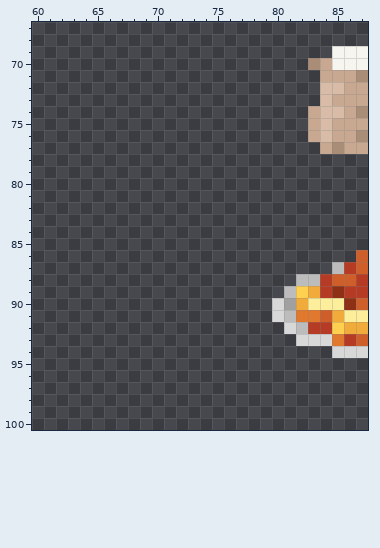
Pixel-art file, stored at Assets/Textures/Creatures/Item.aseprite. The picture above was drawn from the file before the commit.
256x256 pixels, 1 frame. Colours within 5 levels of each other are drawn and written as one. Shown: x 60..87, y 67..100.
After the commit:
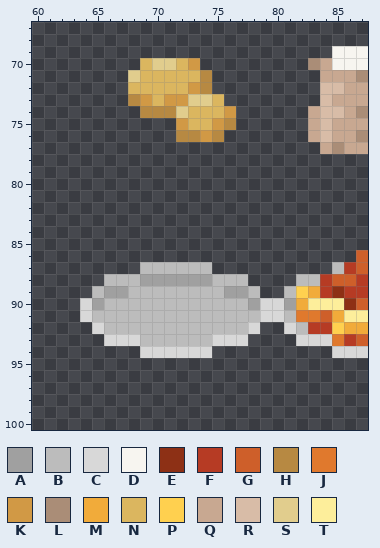
Palette (. is transparent): A #a0a0a0  B #bcbcbc  C #d8d8d8  D #f7f5f0  E #8d3015  F #b63b24  G #ce5f2a  H #b78942  J #e0792d  K #d19945  L #aa8d77  M #f1ab3a  N #dbb65f  P #ffd04f  Q #c8a891  R #d8bca7  S #e1cd8d  T #fdee9b
What changed:
y 70: x 69..73 ..... -> NSSNK
y 71: x 68..74 ....... -> SNNNNNH
y 72: x 68..74 ....... -> NNNNNKH
y 73: x 68..75 ........ -> HKNKKSSN
y 74: x 69..76 ........ -> HHHSNNNK
y 75: x 72..76 ..... -> KNNKH
y 76: x 72..75 .... -> HHKH
y 87: x 69..74 ...... -> BBBBBB
y 88: x 66..77 ............ -> BBBAAAAAABBB
y 89: x 65..78 .............. -> BAABBBBBBBBAAB
y 90: x 64..79 ................ -> CABBBBBBBBBBBBAC
y 91: x 64..79 ................ -> CBBBBBBBBBBBBBBC
y 92: x 65..78 .............. -> CBBBBBBBBBBBBC
y 93: x 66..77 ............ -> CCCBBBBBBCCC
y 94: x 69..74 ...... -> CCCCCC
Where, in picture pixels (left, top, right, bottom), the same in both pictures:
added: (128, 58, 236, 142)
added: (80, 262, 272, 358)
